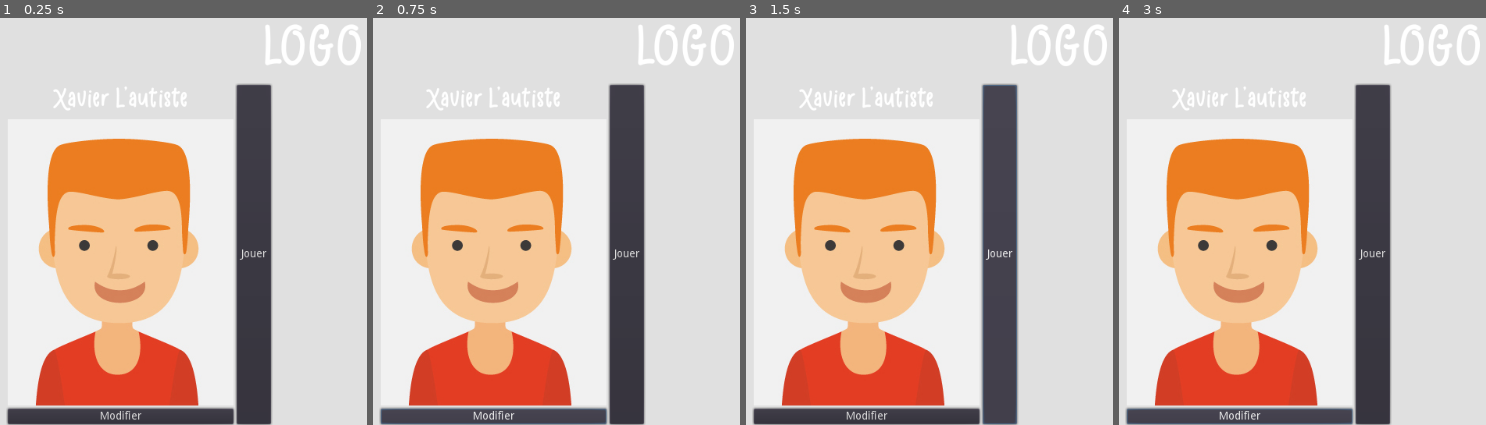
Above: before the commit, frames 1-4 (left to right).
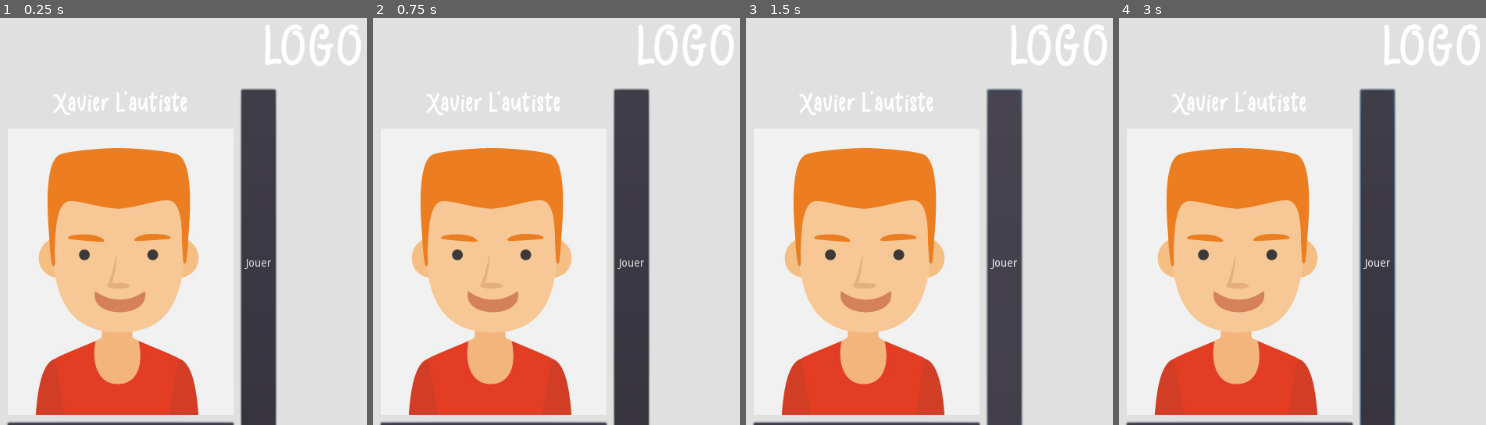
Above: after the commit, the same moments.

Repository: WriteInGesturesProject/dev
Game: Godot game, scene res://home.tscn
The game is run twice, just before and just after one commit, with the same random seed, the same clock (stepped at 60 frames per second) and the same inputs.
Inputs (mouse positions are in pixels of both pictures, inside the frame that each line leads up to):
- Up to frame 1 (0.25 s): no input
- Up to frame 2 (0.75 s): click (494, 416) at 0.5 s, where only the run before the commit has a clickable "Modifier"
- Up to frame 3 (1.5 s): click "Jouer" at 1.25 s
- Up to frame 4 (3 s): click "Jouer" at 2 s; click (1240, 416) at 2.75 s, where only the run before the commit has a clickable "Modifier"

The runs differ from the first frame. In frame 1, 13% of the frame differs, in the area x 1-76%, y 16-100%; in frame 2, 13%; in frame 3, 13%; in frame 4, 13%.

Commit message:
create new scene with menu that speech therapist can see

Diff:
--- /dev/null
+++ b/writeInGesture/home.gd
@@ -0,0 +1,21 @@
+extends Control
+
+
+# Declare member variables here. Examples:
+# var a = 2
+# var b = "text"
+
+
+# Called when the node enters the scene tree for the first time.
+func _ready():
+	pass # Replace with function body.
+
+
+# Called every frame. 'delta' is the elapsed time since the previous frame.
+#func _process(delta):
+#	pass
+
+
+func _on_Admin_pressed():
+	get_tree().change_scene("res://speechTherapistMenu.tscn")
+	pass # Replace with function body.
--- a/writeInGesture/home.tscn
+++ b/writeInGesture/home.tscn
@@ -1,7 +1,8 @@
-[gd_scene load_steps=5 format=2]
+[gd_scene load_steps=6 format=2]
 
 [ext_resource path="res://fonts/HelloGrizellesans.ttf" type="DynamicFontData" id=1]
 [ext_resource path="res://art/xavier.jpg" type="Texture" id=2]
+[ext_resource path="res://home.gd" type="Script" id=3]
 
 [sub_resource type="DynamicFont" id=1]
 size = 80
@@ -11,85 +12,90 @@
 size = 40
 font_data = ExtResource( 1 )
 
-[node name="MarginContainer" type="MarginContainer"]
+[node name="Control" type="Control"]
 anchor_right = 1.0
 anchor_bottom = 1.0
-custom_constants/margin_right = 0
-custom_constants/margin_top = 0
-custom_constants/margin_left = 0
-custom_constants/margin_bottom = 0
+script = ExtResource( 3 )
 __meta__ = {
 "_edit_use_anchors_": false
 }
 
 [node name="ColorRect" type="ColorRect" parent="."]
-margin_right = 1024.0
-margin_bottom = 727.0
+anchor_right = 1.0
+anchor_bottom = 1.0
 color = Color( 0.882353, 0.882353, 0.882353, 1 )
 
-[node name="MarginContainer" type="MarginContainer" parent="."]
-margin_right = 1024.0
-margin_bottom = 727.0
+[node name="MarginContainer2" type="MarginContainer" parent="."]
+anchor_right = 1.0
+anchor_bottom = 1.0
 custom_constants/margin_right = 120
 custom_constants/margin_top = 80
 custom_constants/margin_left = 120
 custom_constants/margin_bottom = 80
+__meta__ = {
+"_edit_use_anchors_": false
+}
 
-[node name="VBoxContainer" type="VBoxContainer" parent="MarginContainer"]
+[node name="VBoxContainer" type="VBoxContainer" parent="MarginContainer2"]
 margin_left = 120.0
 margin_top = 80.0
 margin_right = 904.0
-margin_bottom = 647.0
+margin_bottom = 677.0
+custom_constants/separation = 10
+alignment = 1
 
-[node name="Logo" type="Label" parent="MarginContainer/VBoxContainer"]
+[node name="Logo" type="Label" parent="MarginContainer2/VBoxContainer"]
 margin_right = 784.0
 margin_bottom = 80.0
 custom_fonts/font = SubResource( 1 )
 text = "LOGO"
 align = 1
 
-[node name="HBoxContainer" type="HBoxContainer" parent="MarginContainer/VBoxContainer"]
-margin_top = 84.0
+[node name="HBoxContainer" type="HBoxContainer" parent="MarginContainer2/VBoxContainer"]
+margin_top = 90.0
 margin_right = 784.0
-margin_bottom = 519.0
+margin_bottom = 537.0
+custom_constants/separation = 10
 
-[node name="VBoxContainer" type="VBoxContainer" parent="MarginContainer/VBoxContainer/HBoxContainer"]
+[node name="VBoxContainer" type="VBoxContainer" parent="MarginContainer2/VBoxContainer/HBoxContainer"]
 margin_right = 289.0
-margin_bottom = 435.0
+margin_bottom = 447.0
+custom_constants/separation = 10
 
-[node name="NamePlayer" type="Label" parent="MarginContainer/VBoxContainer/HBoxContainer/VBoxContainer"]
+[node name="NamePlayer" type="Label" parent="MarginContainer2/VBoxContainer/HBoxContainer/VBoxContainer"]
 margin_right = 289.0
 margin_bottom = 40.0
 custom_fonts/font = SubResource( 2 )
 text = "Xavier L'autiste"
 align = 1
 
-[node name="Picture" type="TextureRect" parent="MarginContainer/VBoxContainer/HBoxContainer/VBoxContainer"]
-margin_top = 44.0
+[node name="Picture" type="TextureRect" parent="MarginContainer2/VBoxContainer/HBoxContainer/VBoxContainer"]
+margin_top = 50.0
 margin_right = 289.0
-margin_bottom = 411.0
+margin_bottom = 417.0
 texture = ExtResource( 2 )
 
-[node name="Change" type="Button" parent="MarginContainer/VBoxContainer/HBoxContainer/VBoxContainer"]
-margin_top = 415.0
+[node name="Change" type="Button" parent="MarginContainer2/VBoxContainer/HBoxContainer/VBoxContainer"]
+margin_top = 427.0
 margin_right = 289.0
-margin_bottom = 435.0
+margin_bottom = 447.0
 text = "Modifier"
 
-[node name="Play" type="Button" parent="MarginContainer/VBoxContainer/HBoxContainer"]
-margin_left = 293.0
-margin_right = 337.0
-margin_bottom = 435.0
+[node name="Play" type="Button" parent="MarginContainer2/VBoxContainer/HBoxContainer"]
+margin_left = 299.0
+margin_right = 343.0
+margin_bottom = 447.0
 text = "Jouer"
 
-[node name="Help" type="Button" parent="MarginContainer/VBoxContainer"]
-margin_top = 523.0
-margin_right = 784.0
-margin_bottom = 543.0
-text = "Aide"
-
-[node name="Admin" type="Button" parent="MarginContainer/VBoxContainer"]
+[node name="Help" type="Button" parent="MarginContainer2/VBoxContainer"]
 margin_top = 547.0
 margin_right = 784.0
 margin_bottom = 567.0
+text = "Aide"
+
+[node name="Admin" type="Button" parent="MarginContainer2/VBoxContainer"]
+margin_top = 577.0
+margin_right = 784.0
+margin_bottom = 597.0
 text = "Ortophoniste"
+[connection signal="pressed" from="MarginContainer2/VBoxContainer/Admin" to="." method="_on_Admin_pressed"]
--- /dev/null
+++ b/writeInGesture/speechTherapistMenu.tscn
@@ -0,0 +1,43 @@
+[gd_scene format=2]
+
+[node name="Control" type="Control"]
+anchor_right = 1.0
+anchor_bottom = 1.0
+__meta__ = {
+"_edit_use_anchors_": false
+}
+
+[node name="ColorRect" type="ColorRect" parent="."]
+anchor_right = 1.0
+anchor_bottom = 1.0
+
+[node name="MarginContainer" type="MarginContainer" parent="."]
+anchor_right = 1.0
+anchor_bottom = 1.0
+custom_constants/margin_right = 120
+custom_constants/margin_top = 80
+custom_constants/margin_left = 120
+custom_constants/margin_bottom = 80
+__meta__ = {
+"_edit_use_anchors_": false
+}
+
+[node name="VBoxContainer" type="VBoxContainer" parent="MarginContainer"]
+margin_left = 120.0
+margin_top = 80.0
+margin_right = 904.0
+margin_bottom = 520.0
+custom_constants/separation = 10
+alignment = 1
+
+[node name="Button" type="Button" parent="MarginContainer/VBoxContainer"]
+margin_top = 195.0
+margin_right = 784.0
+margin_bottom = 215.0
+text = "Stastistiques"
+
+[node name="Button2" type="Button" parent="MarginContainer/VBoxContainer"]
+margin_top = 225.0
+margin_right = 784.0
+margin_bottom = 245.0
+text = "Choix des mots"
